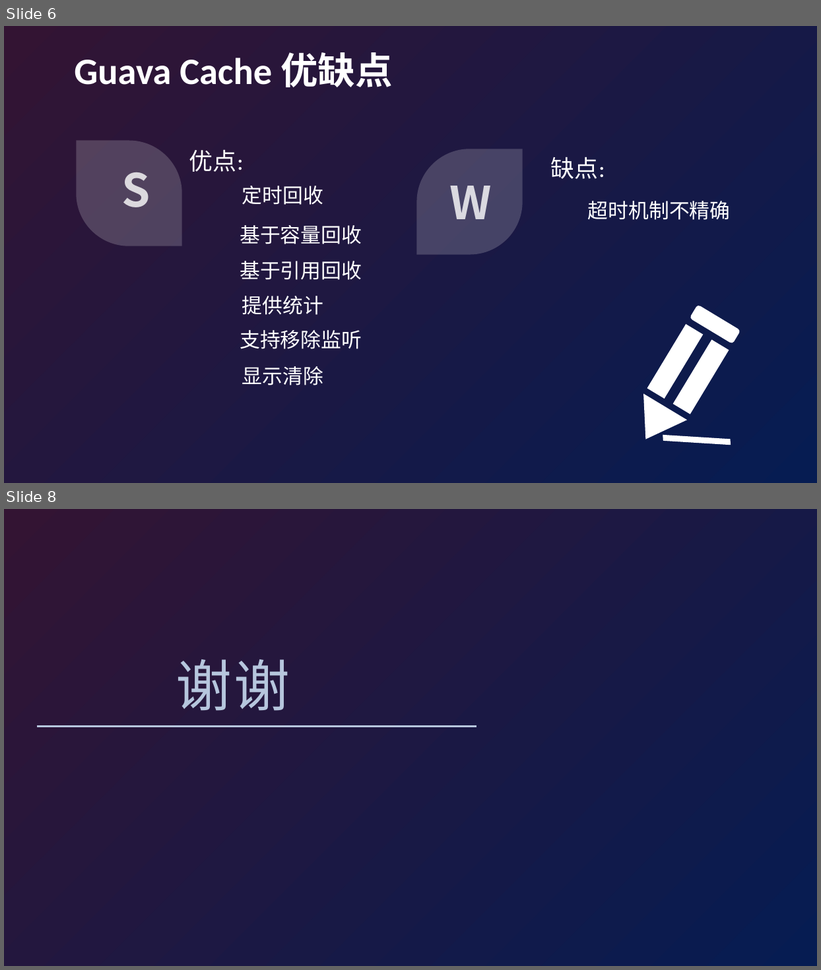
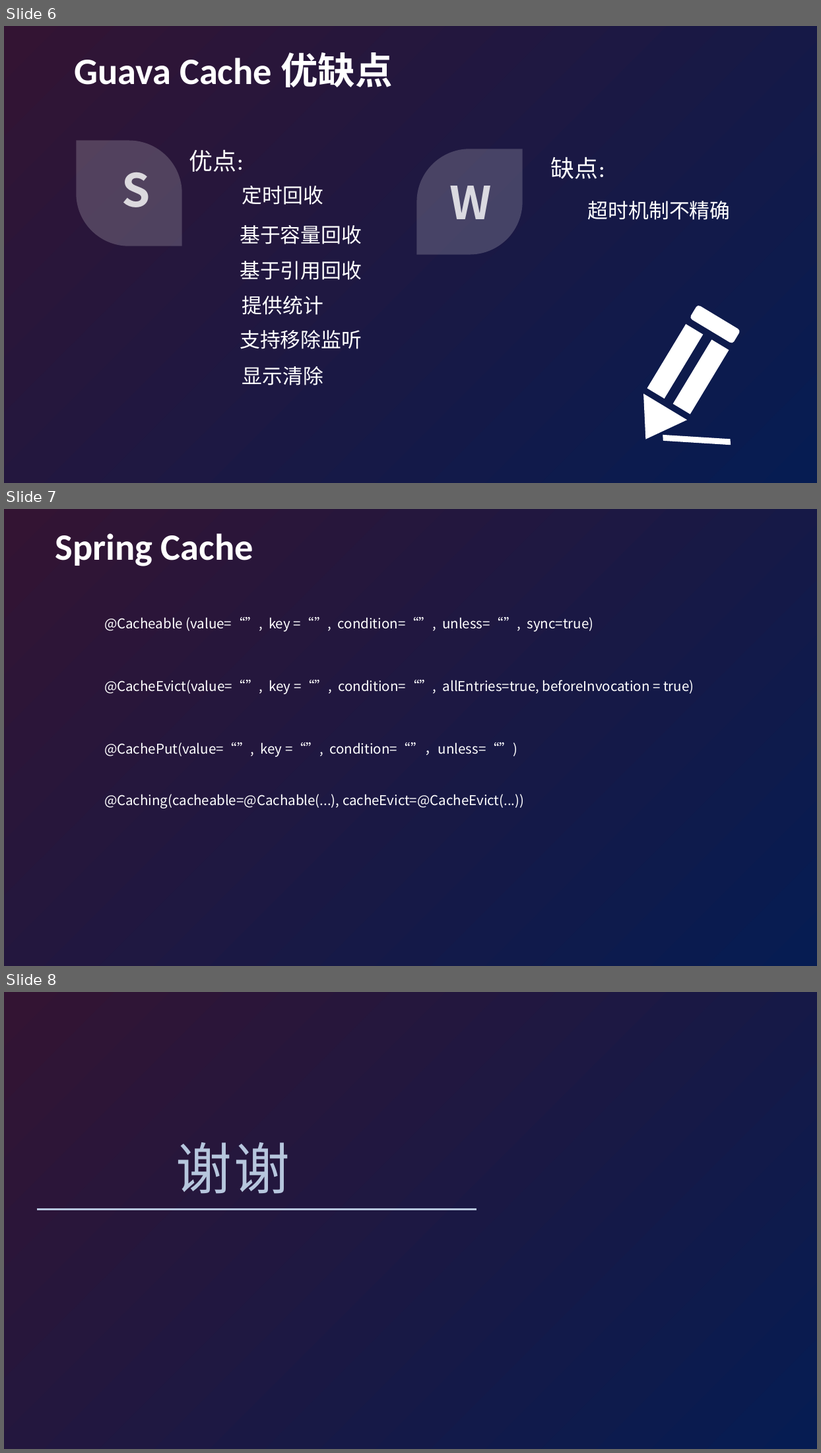
Before and after one commit to zhanghs8801/ResearchLab, a slide deck: doc/Cache.pptx. Shown one above the other, each under a label of ours: slides 6 and 8 before the commit, slides 6, 7 and 8 after it; the slides between them are not shown. The pictures are 821x970 and 821x1453 pixels, drawn with LibreOffice and Linux fonts; fonts in the diff are those of the drawing; background and template pictures are left out. Boxes give left, top, right and bottom in pixels: in the first picture for what was removed or moved away, otherwise in the second. Text is boxed around its words. In the diff, an @@ line names an element or a change of style, - is before the commit and + after.

Commit message:
Update cache doc

```diff
--- a/doc/Cache.pptx
+++ b/doc/Cache.pptx
@@ slide 7 added at box(4, 509, 817, 966), background gradient #050102 to #331433 to #061C52 @@
@@ text added at box(55, 533, 253, 566), 44 pt, text #FFFFFF, bold @@
+Spring Cache
@@ text added at box(104, 617, 594, 632), 16 pt, text #FFFFFF @@
+@Cacheable (value=“”, key =“”, condition=“”, unless=“”, sync=true)
@@ text added at box(104, 679, 694, 694), 16 pt, text #FFFFFF @@
+@CacheEvict(value=“”, key =“”, condition=“”, allEntries=true, beforeInvocation = true)
@@ text added at box(104, 742, 517, 757), 16 pt, text #FFFFFF @@
+@CachePut(value=“”, key =“”, condition=“”，unless=“”)
@@ text added at box(104, 794, 524, 809), 16 pt, text #FFFFFF @@
+@Caching(cacheable=@Cachable(...), cacheEvict=@CacheEvict(...))
```
Also in this commit, not shown: 1 slide removed.
